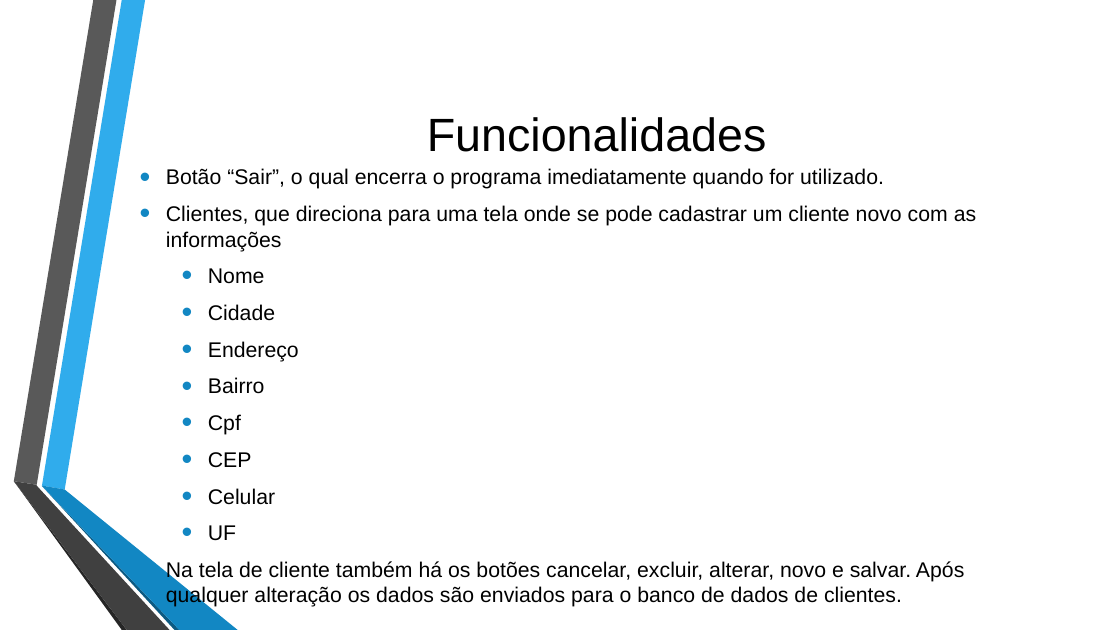
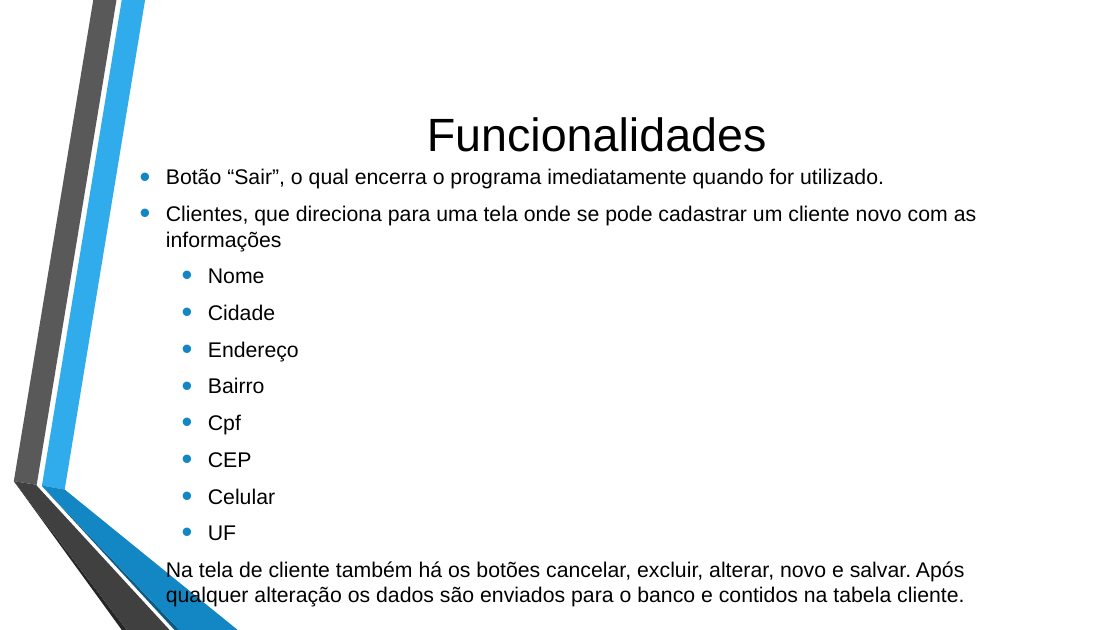
Before and after one commit to Rodrigojxj/ProjetoFinal_POO_2018.2_LocadoraDeVideo, a slide deck: slide 4 of LoopInfinito - Apresentação final.pptx. Drawn at 1120x630 pixels with LibreOffice and Linux fonts; fonts in the diff are those of the drawing; background and template pictures are left out. Boxes give left, top, right and bottom in pixels: in the first picture for what was removed or moved away, otherwise in the second. Text is boxed around its words. In the diff, an @@ line names an element or a change of style, - is before the commit and + after.

```diff
--- a/LoopInfinito - Apresentação final.pptx
+++ b/LoopInfinito - Apresentação final.pptx
@@ text at (x1=166, y1=561, x2=964, y2=608): text changed @@
-• Na tela de cliente também há os botões cancelar, excluir, alterar, novo e salvar. Após qualquer alteração os dados são enviados para o banco de dados de clientes.
+• Na tela de cliente também há os botões cancelar, excluir, alterar, novo e salvar. Após qualquer alteração os dados são enviados para o banco e contidos na tabela cliente.
```
Also in this commit, not shown: 7 other slides changed.
